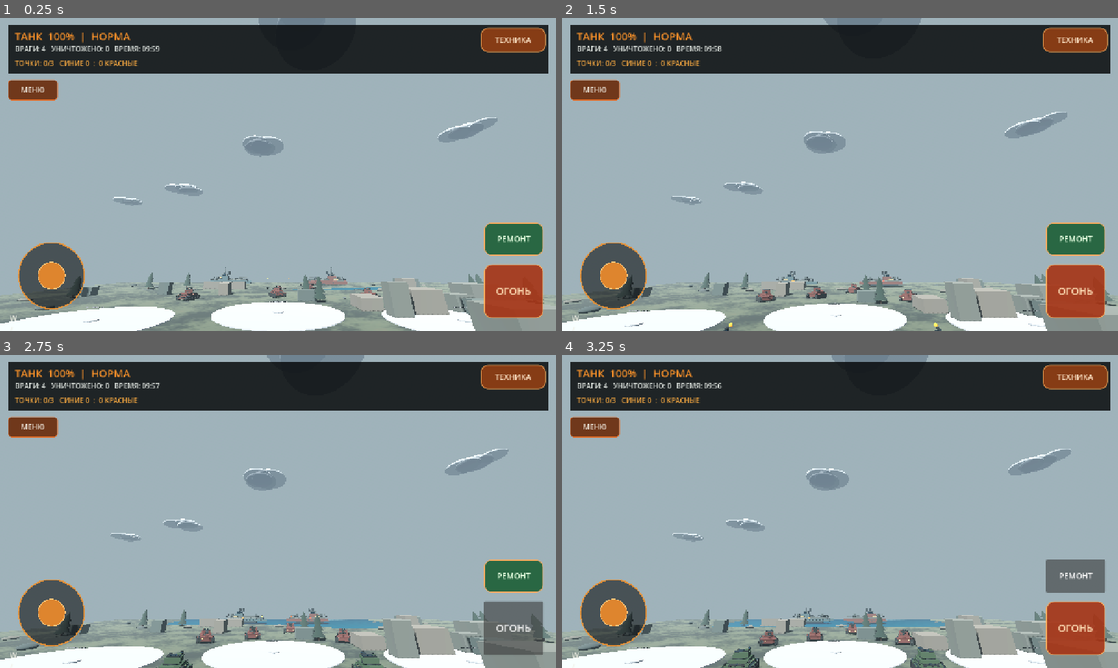
Above: before the commit, frames 1-4 (two rows, left to right).
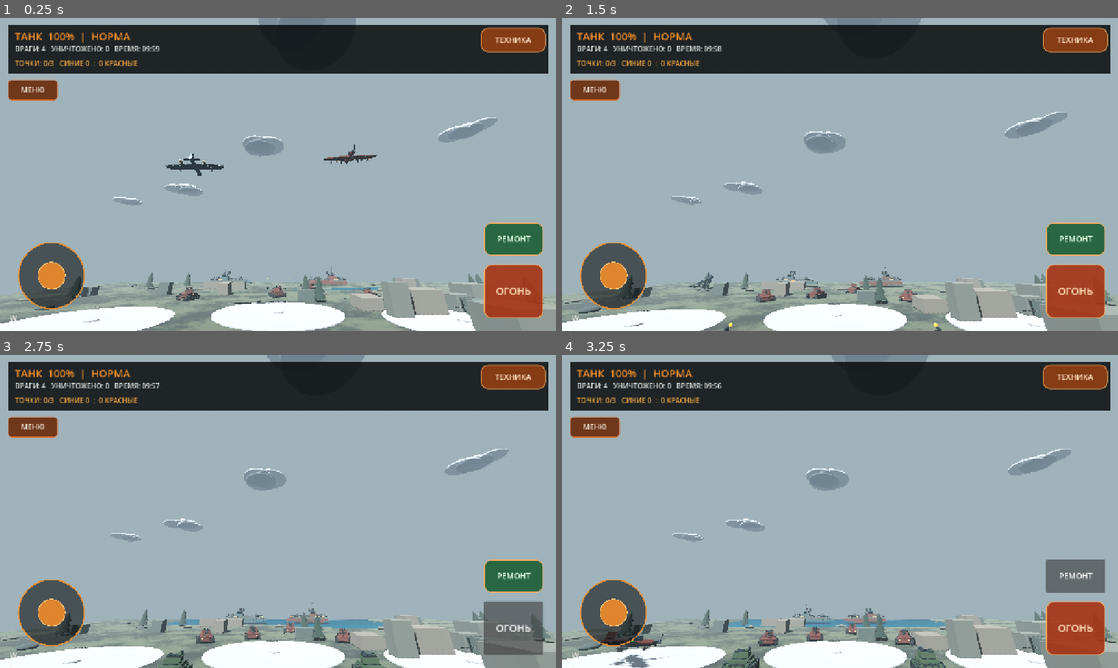
Above: after the commit, the same moments.

Repository: p87010834-ai/WAR-BATTLE-MOBILE
Game: Godot game, scene res://scenes/main.tscn
The game is run twice, just before and just after one commit, with the same random seed, the same clock (stepped at 60 frames per second) and the same inputs.
Inputs (mouse positions are in pixels of both pictures, inside the frame that each line leads up to):
- Up to frame 1 (0.25 s): no input
- Up to frame 2 (1.5 s): tap Enter at 0.5 s; drag from (612, 274) to (895, 105) at 0.52 s; drag from (728, 190) to (812, 237) at 1.27 s
- Up to frame 3 (2.75 s): click "ОГОНЬ" at 2 s
- Up to frame 4 (3.25 s): click "РЕМОНТ" at 2.75 s

The runs differ from the first frame. In frame 1, 0.5% of the frame differs, in the area x 29-69%, y 40-92%; in frame 2, 0.1%; in frame 3, less than 0.1%; in frame 4, 0.5%, in the area x 6-57%, y 79-100%.
Error before the commit: Parse Error: Identifier "dark" not declared in the current scope. (res://scripts/aircraft.gd:397)

Commit message:
Fix aircraft detail block scope and restore strict parsing

Diff:
--- a/godot/scripts/aircraft.gd
+++ b/godot/scripts/aircraft.gd
@@ -362,18 +362,6 @@
 	_rudder.add_child(rudder_mesh)
 	_air_box(Vector3(0.08, 0.08, 0.72), Vector3(0, 0.78, 2.35), steel_air())
 
-func _add_aircraft_scorch(impact: Vector3) -> void:
-	var mark := MeshInstance3D.new()
-	var mesh := SphereMesh.new()
-	mesh.radius = 0.3
-	mesh.height = 0.08
-	mark.mesh = mesh
-	var mat := _air_material(Color(0.035, 0.028, 0.025), 0.0, 1.0)
-	mark.material_override = mat
-	mark.position = to_local(impact)
-	mark.scale = Vector3(1.25, 0.2, 0.7)
-	add_child(mark)
-
 	# Final airframe detailing: trailing-edge flaps, hinges, aerials, pitot probe and gun ports.
 	var control_surface_mat := _air_material(Color(0.17, 0.22, 0.24), 0.62, 0.58)
 	var fastener_mat := _air_material(Color(0.36, 0.39, 0.39), 0.82, 0.42)
@@ -405,6 +393,19 @@
 			_air_cylinder(0.055, 0.035, Vector3(side * (1.35 + float(port_index) * 0.34), -0.005, -1.02), Vector3(PI / 2.0, 0, 0), dark, 10)
 		_air_box(Vector3(0.32, 0.025, 0.22), Vector3(side * 0.82, 0.015, -0.38), marking)
 
+func _add_aircraft_scorch(impact: Vector3) -> void:
+	var mark := MeshInstance3D.new()
+	var mesh := SphereMesh.new()
+	mesh.radius = 0.3
+	mesh.height = 0.08
+	mark.mesh = mesh
+	var mat := _air_material(Color(0.035, 0.028, 0.025), 0.0, 1.0)
+	mark.material_override = mat
+	mark.position = to_local(impact)
+	mark.scale = Vector3(1.25, 0.2, 0.7)
+	add_child(mark)
+
+
 func _air_material(color: Color, metal: float, rough: float) -> StandardMaterial3D:
 	var mat := StandardMaterial3D.new()
 	mat.albedo_color = color
